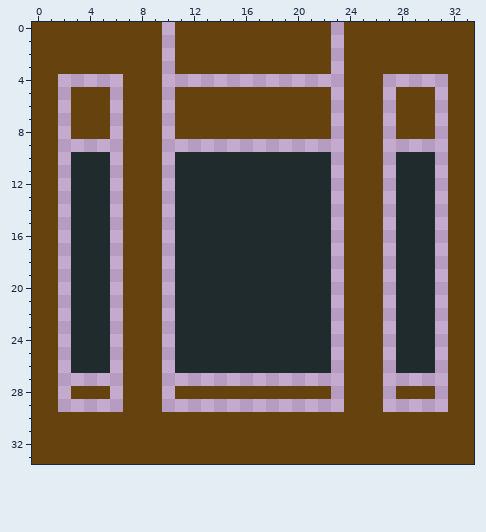
Pixel-art file -- Assets/Maps/GrandArchives/ShaftCell.aseprite. Above is the file before it was changed.
34x34 pixels, 1 frame.
And afterwards:
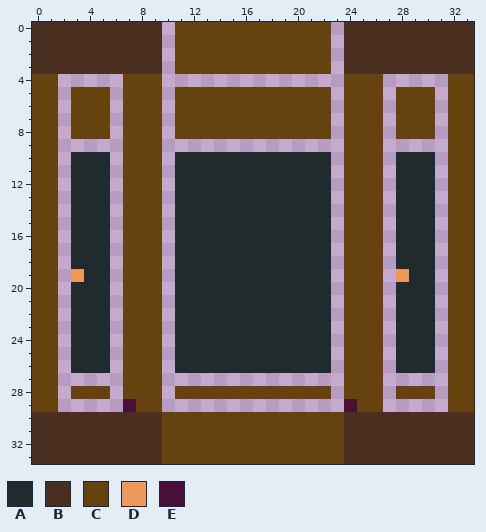
Palette (. is transparent): A #202b2e  B #4a2f21  C #65420e  D #ed985d  E #4a0f38
Author's note on the commit: update CorridorCell and older generation logic
The exact change:
layer "Tiles" now shown
layer "Objects" now shown
--- layers "Objects", "Tiles"
@@ x 0..33 @@
- 0 CCCCCCCCCC.CCCCCCCCCCCC.CCCCCCCCCC
- 1 CCCCCCCCCC.CCCCCCCCCCCC.CCCCCCCCCC
- 2 CCCCCCCCCC.CCCCCCCCCCCC.CCCCCCCCCC
- 3 CCCCCCCCCC.CCCCCCCCCCCC.CCCCCCCCCC
+ 0 BBBBBBBBBB.CCCCCCCCCCCC.BBBBBBBBBB
+ 1 BBBBBBBBBB.CCCCCCCCCCCC.BBBBBBBBBB
+ 2 BBBBBBBBBB.CCCCCCCCCCCC.BBBBBBBBBB
+ 3 BBBBBBBBBB.CCCCCCCCCCCC.BBBBBBBBBB
  4 CC.....CCC..............CCC.....CC
@@ x 0..33 @@
 18 CC.AAA.CCC.AAAAAAAAAAAA.CCC.AAA.CC
-19 CC.AAA.CCC.AAAAAAAAAAAA.CCC.AAA.CC
+19 CC.DAA.CCC.AAAAAAAAAAAA.CCC.DAA.CC
 20 CC.AAA.CCC.AAAAAAAAAAAA.CCC.AAA.CC
@@ x 0..33 @@
 28 CC.CCC.CCC.CCCCCCCCCCCC.CCC.CCC.CC
-29 CC.....CCC..............CCC.....CC
-30 CCCCCCCCCCCCCCCCCCCCCCCCCCCCCCCCCC
-31 CCCCCCCCCCCCCCCCCCCCCCCCCCCCCCCCCC
-32 CCCCCCCCCCCCCCCCCCCCCCCCCCCCCCCCCC
-33 CCCCCCCCCCCCCCCCCCCCCCCCCCCCCCCCCC
+29 CC.....ECC..............ECC.....CC
+30 BBBBBBBBBBCCCCCCCCCCCCCCBBBBBBBBBB
+31 BBBBBBBBBBCCCCCCCCCCCCCCBBBBBBBBBB
+32 BBBBBBBBBBCCCCCCCCCCCCCCBBBBBBBBBB
+33 BBBBBBBBBBCCCCCCCCCCCCCCBBBBBBBBBB
